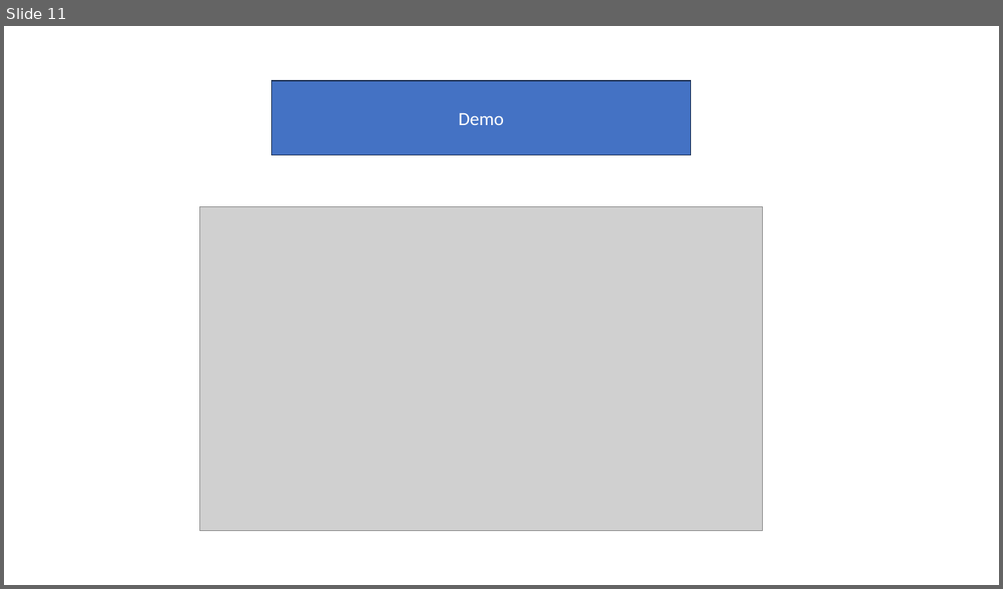
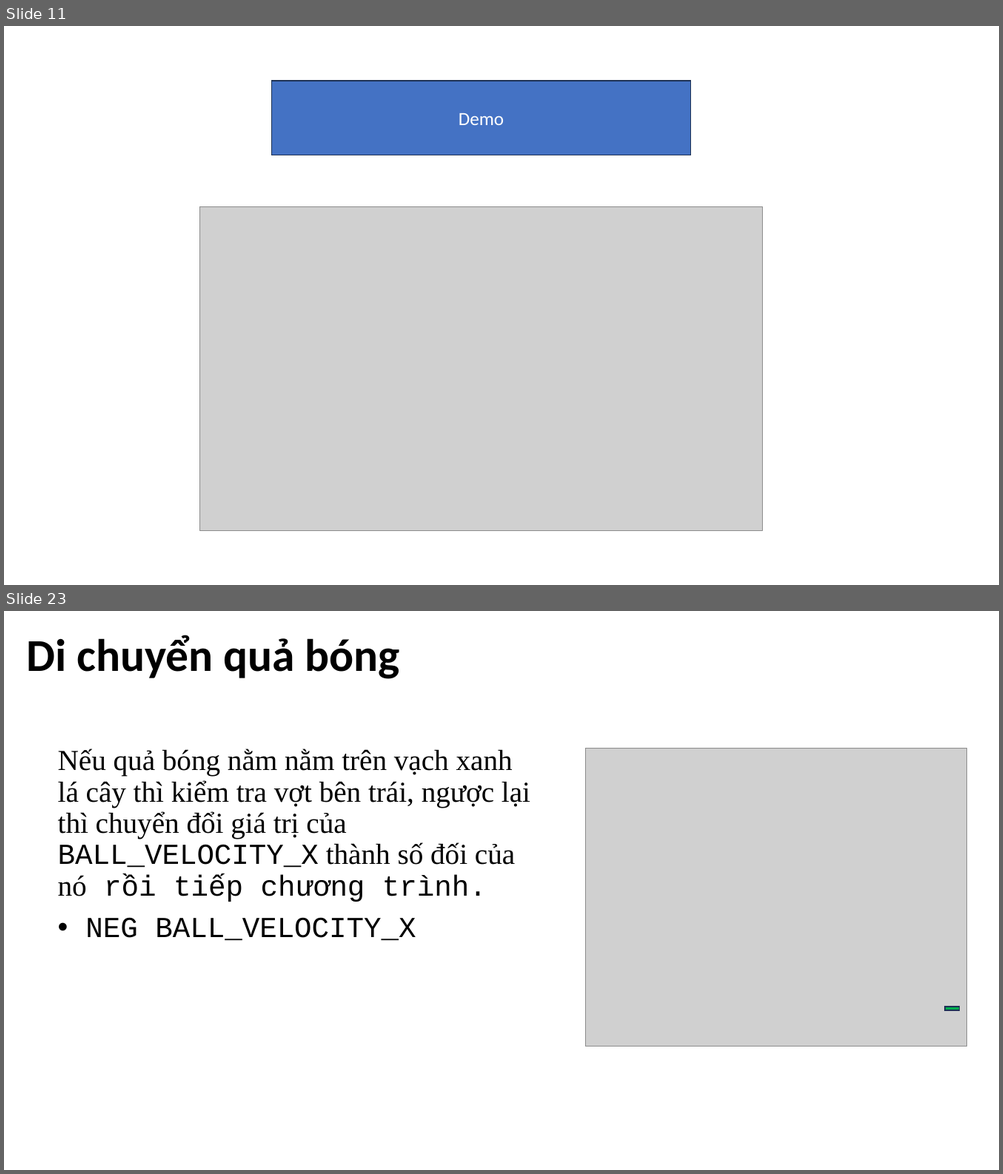
Before and after one commit to tkderphu/KTMT, a slide deck: ktmt_01.pptx. Shown one above the other, each under a label of ours: slide 11 before the commit, slides 11 and 23 after it; the slides between them are not shown. The pictures are 1003x589 and 1003x1174 pixels, drawn with LibreOffice and Linux fonts; fonts in the diff are those of the drawing; grey boxes stand for pictures. Boxes give left, top, right and bottom in pixels: in the first picture for what was removed or moved away, otherwise in the second. Text is boxed around its words. In the diff, an @@ line names an element or a change of style, - is before the commit and + after.

Commit message:
move ball

```diff
--- a/ktmt_01.pptx
+++ b/ktmt_01.pptx
@@ slide 23 added at (4,611,999,1170), background #FFFFFF @@
@@ title added at (26,635,400,679), 44 pt, text #000000, bold @@
+Di chuyển quả bóng
@@ subtitle added at (58,749,530,941), 28 pt, text #000000 @@
+Nếu quả bóng nằm nằm trên vạch xanh lá cây thì kiểm tra vợt bên trái, ngược lại thì chuyển đổi giá trị của BALL_VELOCITY_X thành số đối của nó rồi tiếp chương trình.
+• NEG BALL_VELOCITY_X
@@ picture added at (585,749,967,1047) @@
@@ rectangle added at (945,1007,960,1011), fill #00B050, outline #1E3256 1 pt @@
```
Also in this commit, not shown: 15 other slides added.
